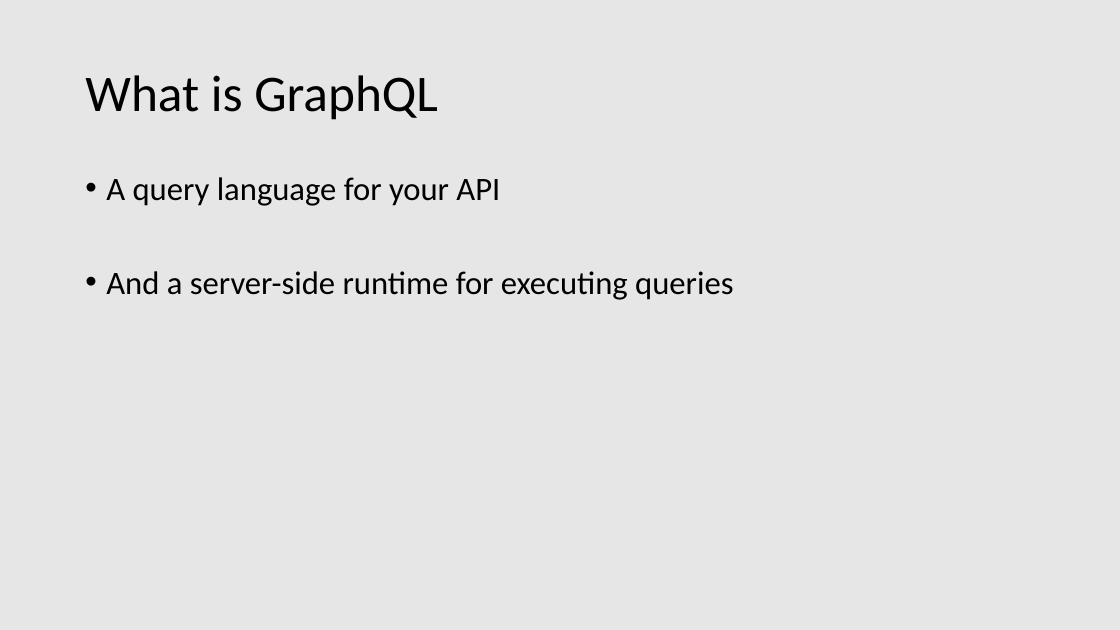
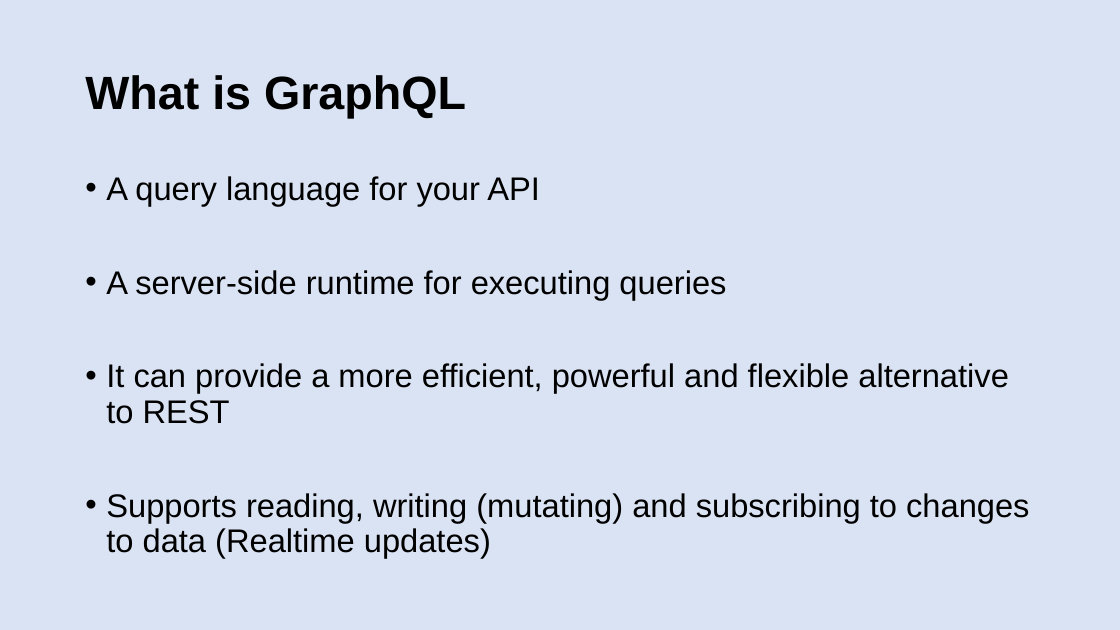
Before and after one commit to patelg123/graphql-presentation, a slide deck: slide 3 of current.pptx (slide 4 before the commit). Drawn at 1120x630 pixels with LibreOffice and Linux fonts; fonts in the diff are those of the drawing. Boxes give left, top, right and bottom in pixels: in the first picture for what was removed or moved away, otherwise in the second. Text is boxed around its words. In the diff, an @@ line names an element or a change of style, - is before the commit and + after.

```diff
--- a/current.pptx
+++ b/current.pptx
@@ background #E7E6E6 to #DAE3F3 @@
@@ title "What is GraphQL" at <box>85,75,466,118</box>: size 44 to 40 pt, font Calibri to Arial, bold on @@
@@ text at <box>106,176,540,206</box>: font Calibri to Arial in "A query language for your API" @@
@@ text at <box>106,270,1029,558</box>: text changed; font Calibri to Arial @@
-• And a server-side runtime for executing queries
+• A server-side runtime for executing queries
+• It can provide a more efficient, powerful and flexible alternative to REST
+• Supports reading, writing (mutating) and subscribing to changes to data (Realtime updates)
```
Also in this commit, not shown: 23 other slides changed, 9 slides added, 6 slides removed, 2 other files.
